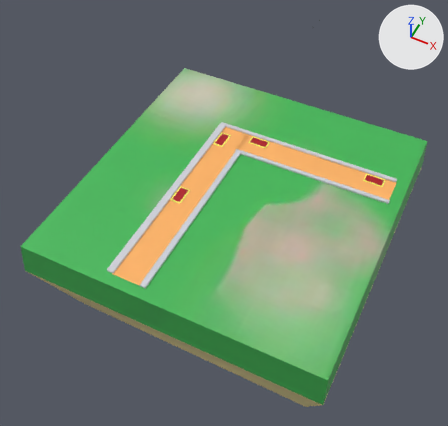
The glTF model frontend/public/models/floor.glb as it was, and as the next commit left it.
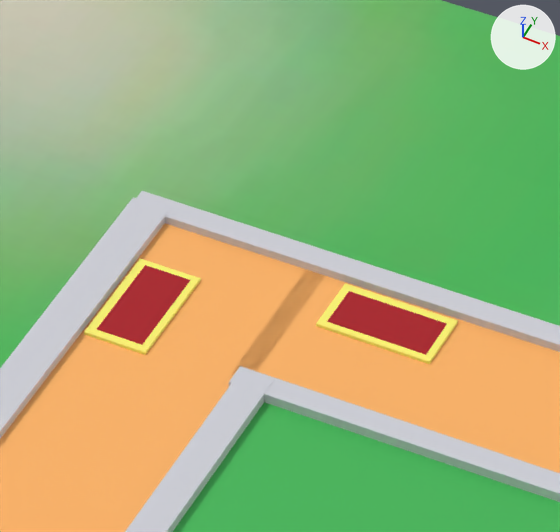
The first picture shows the older version from a 50 mm camera at (825.0, -530.0, 1058.0) aimed at (388.0, 344.0, -35.0). The close-ups show both versions on the part from 45% to 64% of the width and 22% to 41% of the height of that picture. The axes (+X, +Y, +Z) are drawn at upper right. The lights are the same throughout. Where no turn or scale is listed for an object, it has been applied to the vertices.
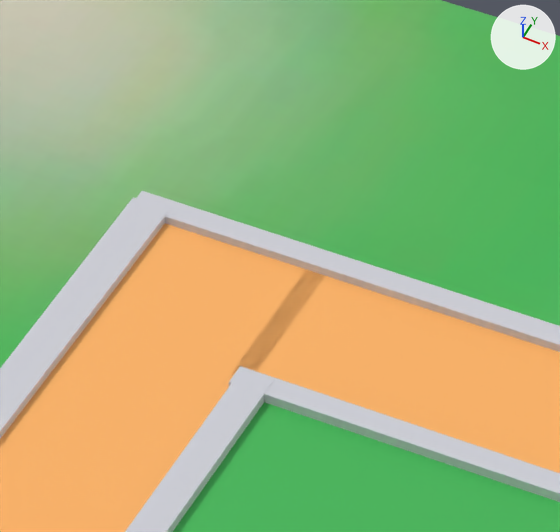
Boxes (x1, y1, x2, y2) around the edits, measured in the close-ups (560 x 532 px):
'Cube.007', deleted (red): before (97, 265, 447, 355)
'Cube.004', deleted (yellow): before (84, 258, 458, 364)

The change, as a diff of the scene's bpy script:
```diff
--- a/frontend/public/models/floor.glb.py
+++ b/frontend/public/models/floor.glb.py
@@ ob_cube_004 @@
-ob_cube_004 = bpy.data.objects.new('Cube.004', me_cube_006)
-ob_cube_004.location = (477.8, 464.2, -25.4)
@@ ob_cube_007 @@
-ob_cube_007 = bpy.data.objects.new('Cube.007', me_cube_008)
-ob_cube_007.location = (478.2, 464.0, -24.6)
```
